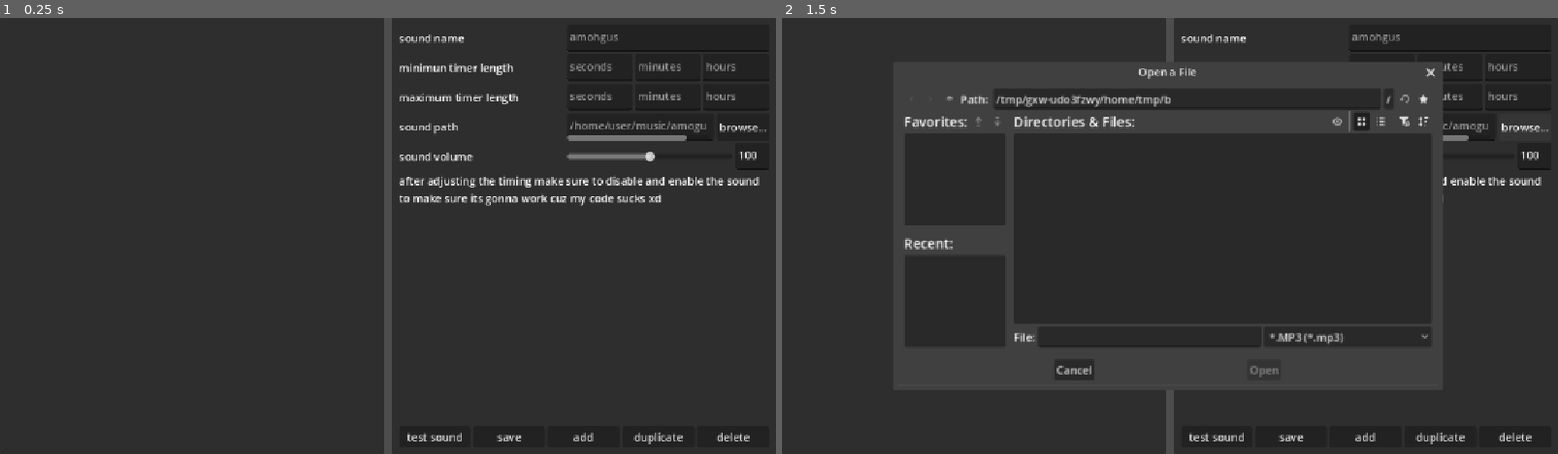
Above: before the commit, frames 1-2 (left to right).
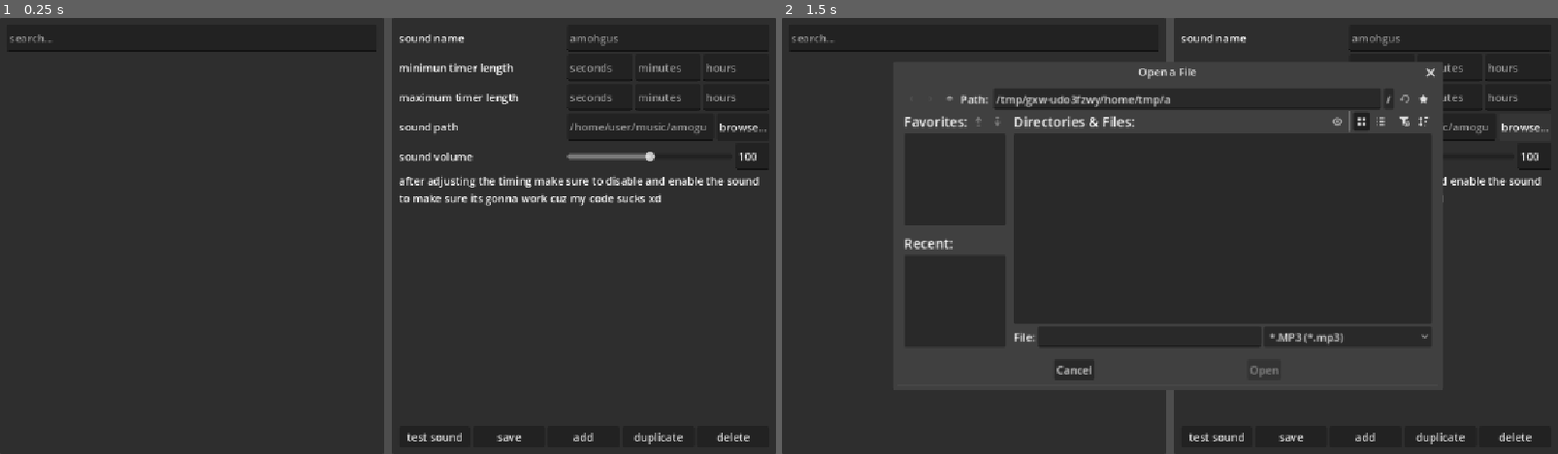
Above: after the commit, the same moments.

Repository: queniaVT/occasional-interrupter
Game: Godot game, scene res://main.tscn
Two runs of this game, one before a commit and one after it. Both use one fixed random seed, a clock stepped at 60 frames per second and the inputs below.
Inputs:
- Up to frame 1 (0.25 s): no input
- Up to frame 2 (1.5 s): click "test sound" at 0.5 s; click "browse..." at 1.25 s

The runs differ from the first frame. In frame 1, 0.9% of the frame differs, in the area x 1-98%, y 3-33%; in frame 2, 0.5%.

Commit message:
revamped ui n added search function for sounds

Diff:
--- a/main.gd
+++ b/main.gd
@@ -1,16 +1,18 @@
 extends Control
 
-@onready var soundNameBox: TextEdit = $HSplitContainer/options/MarginContainer/VBoxContainer/soundName/TextEdit
-@onready var minTimerBoxS: TextEdit = $HSplitContainer/options/MarginContainer/VBoxContainer/minTimer/HBoxContainer/TextEdit
-@onready var minTimerBoxM: TextEdit = $HSplitContainer/options/MarginContainer/VBoxContainer/minTimer/HBoxContainer/TextEdit2
-@onready var minTimerBoxH: TextEdit = $HSplitContainer/options/MarginContainer/VBoxContainer/minTimer/HBoxContainer/TextEdit3
-@onready var maxTimerBoxS: TextEdit = $HSplitContainer/options/MarginContainer/VBoxContainer/maxTimer/HBoxContainer/TextEdit
-@onready var maxTimerBoxM: TextEdit = $HSplitContainer/options/MarginContainer/VBoxContainer/maxTimer/HBoxContainer/TextEdit2
-@onready var maxTimerBoxH: TextEdit = $HSplitContainer/options/MarginContainer/VBoxContainer/maxTimer/HBoxContainer/TextEdit3
-@onready var soundPathBox: TextEdit = $HSplitContainer/options/MarginContainer/VBoxContainer/soundPath/HBoxContainer/TextEdit
+@onready var soundNameBox: LineEdit = $HSplitContainer/options/MarginContainer/VBoxContainer/soundName/LineEdit
+@onready var minTimerBoxS: LineEdit = $HSplitContainer/options/MarginContainer/VBoxContainer/minTimer/HBoxContainer/LineEdit
+@onready var minTimerBoxM: LineEdit = $HSplitContainer/options/MarginContainer/VBoxContainer/minTimer/HBoxContainer/LineEdit2
+@onready var minTimerBoxH: LineEdit = $HSplitContainer/options/MarginContainer/VBoxContainer/minTimer/HBoxContainer/LineEdit3
+@onready var maxTimerBoxS: LineEdit = $HSplitContainer/options/MarginContainer/VBoxContainer/maxTimer/HBoxContainer/LineEdit
+@onready var maxTimerBoxM: LineEdit = $HSplitContainer/options/MarginContainer/VBoxContainer/maxTimer/HBoxContainer/LineEdit2
+@onready var maxTimerBoxH: LineEdit = $HSplitContainer/options/MarginContainer/VBoxContainer/maxTimer/HBoxContainer/LineEdit3
+@onready var soundPathBox: LineEdit = $HSplitContainer/options/MarginContainer/VBoxContainer/soundPath/HBoxContainer/LineEdit
+@onready var soundVolumeBox: LineEdit = $HSplitContainer/options/MarginContainer/VBoxContainer/soundVolume/HBoxContainer/LineEdit
 @onready var volumeSlider: HSlider = $HSplitContainer/options/MarginContainer/VBoxContainer/soundVolume/HBoxContainer/volumeSlider
-@onready var soundVolumeBox: TextEdit = $HSplitContainer/options/MarginContainer/VBoxContainer/soundVolume/HBoxContainer/TextEdit
-@onready var soundContainer: VBoxContainer = $HSplitContainer/sounds/MarginContainer/ScrollContainer/soundContainer
+
+@onready var searchBar: LineEdit = $HSplitContainer/sounds/MarginContainer/VBoxContainer/LineEdit
+@onready var soundContainer: VBoxContainer = $HSplitContainer/sounds/MarginContainer/VBoxContainer/ScrollContainer/soundContainer
 @onready var fileDialog: FileDialog = $FileDialog
 
 const soundScene = preload("res://sound.tscn")
@@ -18,6 +20,8 @@
 var savePath = "user://data.json"
 
 func _ready() -> void:
+	for le in get_tree().get_nodes_in_group("le"):
+		le.text_submitted.connect(_on_text_submitted.bind(le))
 	if !FileAccess.file_exists(savePath): return
 	var file := FileAccess.open(savePath, FileAccess.READ)
 	var jsonText := file.get_as_text()
@@ -41,6 +45,8 @@
 		soundContainer.add_child(instance)
 		instance.set_selected(true)
 		_on_sound_selected(instance)
+
+func _on_text_submitted(_text: String, le: LineEdit) -> void: le.release_focus()
 
 func _on_sound_selected(sound: Control) -> void:
 	selectedSound = sound
@@ -75,6 +81,11 @@
 		if !soundVolumeBox.text.is_valid_float(): return
 		volumeSlider.value = float(soundVolumeBox.text)
 	else: soundVolumeBox.text = str(volumeSlider.value).trim_suffix(".0")
+	for sound in soundContainer.get_children():
+		if sound.soundName.strip_edges().to_lower().contains(searchBar.text.strip_edges().to_lower()):
+			sound.visible = true
+		else: sound.visible = false
+		if searchBar.text.is_empty(): sound.visible = true
 
 func _on_add_pressed() -> void:
 	var instance = soundScene.instantiate()
@@ -98,19 +109,15 @@
 	instance.set_selected(true)
 	_on_sound_selected(instance)
 
-func _on_del_pressed() -> void:
-	selectedSound.queue_free()
+func _on_del_pressed() -> void: selectedSound.queue_free()
 
-func _on_test_pressed() -> void:
-	if selectedSound:
-		selectedSound.playSound()
+func _on_test_pressed() -> void: if selectedSound: selectedSound.playSound()
 
 func _on_browse_pressed() -> void:
 	fileDialog.filters = PackedStringArray(["*.mp3;*.MP3"])
 	fileDialog.popup_centered_ratio(0.7)
 
-func _on_file_dialog_file_selected(path: String) -> void:
-	soundPathBox.text = path
+func _on_file_dialog_file_selected(path: String) -> void: soundPathBox.text = path
 
 func _on_save_pressed() -> void:
 	var soundData = []
--- a/main.tscn
+++ b/main.tscn
@@ -31,12 +31,23 @@
 theme_override_constants/margin_right = 10
 theme_override_constants/margin_bottom = 10
 
-[node name="ScrollContainer" type="ScrollContainer" parent="HSplitContainer/sounds/MarginContainer" unique_id=1158749013]
-layout_mode = 2
-
-[node name="soundContainer" type="VBoxContainer" parent="HSplitContainer/sounds/MarginContainer/ScrollContainer" unique_id=2075000759]
-layout_mode = 2
-size_flags_horizontal = 3
+[node name="VBoxContainer" type="VBoxContainer" parent="HSplitContainer/sounds/MarginContainer" unique_id=202103432]
+layout_mode = 2
+
+[node name="LineEdit" type="LineEdit" parent="HSplitContainer/sounds/MarginContainer/VBoxContainer" unique_id=57442441 groups=["le"]]
+custom_minimum_size = Vector2(0, 40)
+layout_mode = 2
+placeholder_text = "search..."
+clear_button_enabled = true
+
+[node name="ScrollContainer" type="ScrollContainer" parent="HSplitContainer/sounds/MarginContainer/VBoxContainer" unique_id=1158749013]
+layout_mode = 2
+size_flags_vertical = 3
+
+[node name="soundContainer" type="VBoxContainer" parent="HSplitContainer/sounds/MarginContainer/VBoxContainer/ScrollContainer" unique_id=2075000759]
+layout_mode = 2
+size_flags_horizontal = 3
+size_flags_vertical = 3
 
 [node name="options" type="PanelContainer" parent="HSplitContainer" unique_id=1740889544]
 layout_mode = 2
@@ -61,12 +72,11 @@
 size_flags_horizontal = 2
 text = "sound name"
 
-[node name="TextEdit" type="TextEdit" parent="HSplitContainer/options/MarginContainer/VBoxContainer/soundName" unique_id=1781880667]
+[node name="LineEdit" type="LineEdit" parent="HSplitContainer/options/MarginContainer/VBoxContainer/soundName" unique_id=2059509708 groups=["le"]]
 custom_minimum_size = Vector2(300, 40)
 layout_mode = 2
 size_flags_horizontal = 3
 placeholder_text = "amohgus"
-tab_input_mode = false
 
 [node name="minTimer" type="HBoxContainer" parent="HSplitContainer/options/MarginContainer/VBoxContainer" unique_id=1332298780]
 layout_mode = 2
@@ -82,26 +92,23 @@
 layout_mode = 2
 size_flags_horizontal = 3
 
-[node name="TextEdit" type="TextEdit" parent="HSplitContainer/options/MarginContainer/VBoxContainer/minTimer/HBoxContainer" unique_id=423750164]
+[node name="LineEdit" type="LineEdit" parent="HSplitContainer/options/MarginContainer/VBoxContainer/minTimer/HBoxContainer" unique_id=2098924489 groups=["le"]]
 custom_minimum_size = Vector2(0, 40)
 layout_mode = 2
 size_flags_horizontal = 3
 placeholder_text = "seconds"
-tab_input_mode = false
-
-[node name="TextEdit2" type="TextEdit" parent="HSplitContainer/options/MarginContainer/VBoxContainer/minTimer/HBoxContainer" unique_id=713387656]
+
+[node name="LineEdit2" type="LineEdit" parent="HSplitContainer/options/MarginContainer/VBoxContainer/minTimer/HBoxContainer" unique_id=544746742 groups=["le"]]
 custom_minimum_size = Vector2(0, 40)
 layout_mode = 2
 size_flags_horizontal = 3
 placeholder_text = "minutes"
-tab_input_mode = false
-
-[node name="TextEdit3" type="TextEdit" parent="HSplitContainer/options/MarginContainer/VBoxContainer/minTimer/HBoxContainer" unique_id=1331708698]
+
+[node name="LineEdit3" type="LineEdit" parent="HSplitContainer/options/MarginContainer/VBoxContainer/minTimer/HBoxContainer" unique_id=1467821452 groups=["le"]]
 custom_minimum_size = Vector2(0, 40)
 layout_mode = 2
 size_flags_horizontal = 3
 placeholder_text = "hours"
-tab_input_mode = false
 
 [node name="maxTimer" type="HBoxContainer" parent="HSplitContainer/options/MarginContainer/VBoxContainer" unique_id=817980499]
 layout_mode = 2
@@ -117,26 +124,23 @@
 layout_mode = 2
 size_flags_horizontal = 3
 
-[node name="TextEdit" type="TextEdit" parent="HSplitContainer/options/MarginContainer/VBoxContainer/maxTimer/HBoxContainer" unique_id=1764537999]
+[node name="LineEdit" type="LineEdit" parent="HSplitContainer/options/MarginContainer/VBoxContainer/maxTimer/HBoxContainer" unique_id=143934651 groups=["le"]]
 custom_minimum_size = Vector2(0, 40)
 layout_mode = 2
 size_flags_horizontal = 3
 placeholder_text = "seconds"
-tab_input_mode = false
-
-[node name="TextEdit2" type="TextEdit" parent="HSplitContainer/options/MarginContainer/VBoxContainer/maxTimer/HBoxContainer" unique_id=61310618]
+
+[node name="LineEdit2" type="LineEdit" parent="HSplitContainer/options/MarginContainer/VBoxContainer/maxTimer/HBoxContainer" unique_id=195613198 groups=["le"]]
 custom_minimum_size = Vector2(0, 40)
 layout_mode = 2
 size_flags_horizontal = 3
 placeholder_text = "minutes"
-tab_input_mode = false
-
-[node name="TextEdit3" type="TextEdit" parent="HSplitContainer/options/MarginContainer/VBoxContainer/maxTimer/HBoxContainer" unique_id=2094131904]
+
+[node name="LineEdit3" type="LineEdit" parent="HSplitContainer/options/MarginContainer/VBoxContainer/maxTimer/HBoxContainer" unique_id=2123248756 groups=["le"]]
 custom_minimum_size = Vector2(0, 40)
 layout_mode = 2
 size_flags_horizontal = 3
 placeholder_text = "hours"
-tab_input_mode = false
 
 [node name="soundPath" type="HBoxContainer" parent="HSplitContainer/options/MarginContainer/VBoxContainer" unique_id=630801359]
 layout_mode = 2
@@ -151,12 +155,11 @@
 layout_mode = 2
 size_flags_horizontal = 3
 
-[node name="TextEdit" type="TextEdit" parent="HSplitContainer/options/MarginContainer/VBoxContainer/soundPath/HBoxContainer" unique_id=870041659]
+[node name="LineEdit" type="LineEdit" parent="HSplitContainer/options/MarginContainer/VBoxContainer/soundPath/HBoxContainer" unique_id=1258145410 groups=["le"]]
 custom_minimum_size = Vector2(218, 40)
 layout_mode = 2
 size_flags_horizontal = 3
 placeholder_text = "/home/user/music/amogus.mp3"
-tab_input_mode = false
 
 [node name="browse" type="Button" parent="HSplitContainer/options/MarginContainer/VBoxContainer/soundPath/HBoxContainer" unique_id=575100541]
 custom_minimum_size = Vector2(70, 40)
@@ -183,11 +186,11 @@
 max_value = 200.0
 value = 100.0
 
-[node name="TextEdit" type="TextEdit" parent="HSplitContainer/options/MarginContainer/VBoxContainer/soundVolume/HBoxContainer" unique_id=1410240760]
+[node name="LineEdit" type="LineEdit" parent="HSplitContainer/options/MarginContainer/VBoxContainer/soundVolume/HBoxContainer" unique_id=1855252218 groups=["le"]]
 custom_minimum_size = Vector2(50, 40)
+custom_maximum_size = Vector2(50, -1)
 layout_mode = 2
 placeholder_text = "%"
-tab_input_mode = false
 
 [node name="info" type="Label" parent="HSplitContainer/options/MarginContainer/VBoxContainer" unique_id=1481812525]
 custom_minimum_size = Vector2(300, 50)
--- a/project.godot
+++ b/project.godot
@@ -19,6 +19,10 @@
 window/stretch/mode="canvas_items"
 window/stretch/aspect="expand"
 
+[global_group]
+
+le=""
+
 [physics]
 
 3d/physics_engine="Jolt Physics"
--- a/sound.tscn
+++ b/sound.tscn
@@ -5,40 +5,40 @@
 [sub_resource type="StyleBoxFlat" id="StyleBoxFlat_nlly2"]
 
 [node name="sound" type="PanelContainer" unique_id=1513627069]
-custom_minimum_size = Vector2(300, 150)
+custom_minimum_size = Vector2(300, 25)
 offset_right = 300.0
-offset_bottom = 150.0
+offset_bottom = 88.0
 size_flags_horizontal = 3
 theme_override_styles/panel = SubResource("StyleBoxFlat_nlly2")
 script = ExtResource("1_3j8lq")
 
 [node name="MarginContainer" type="MarginContainer" parent="." unique_id=1022874056]
 layout_mode = 2
-theme_override_constants/margin_left = 20
-theme_override_constants/margin_top = 20
-theme_override_constants/margin_right = 20
-theme_override_constants/margin_bottom = 20
+theme_override_constants/margin_left = 10
+theme_override_constants/margin_top = 10
+theme_override_constants/margin_right = 10
+theme_override_constants/margin_bottom = 10
 
 [node name="HBoxContainer" type="HBoxContainer" parent="MarginContainer" unique_id=438666775]
 layout_mode = 2
 
 [node name="Label" type="Label" parent="MarginContainer/HBoxContainer" unique_id=1459816089]
-custom_minimum_size = Vector2(200, 110)
+custom_minimum_size = Vector2(200, 0)
 layout_mode = 2
 size_flags_horizontal = 3
-theme_override_font_sizes/font_size = 40
+theme_override_font_sizes/font_size = 30
 text = "soundName"
 autowrap_mode = 3
 
 [node name="CheckBox" type="CheckBox" parent="MarginContainer/HBoxContainer" unique_id=1544423330]
-custom_minimum_size = Vector2(64, 64)
-custom_maximum_size = Vector2(64, 64)
+custom_minimum_size = Vector2(48, 48)
+custom_maximum_size = Vector2(48, 48)
 layout_mode = 2
 size_flags_horizontal = 8
 size_flags_vertical = 4
 offset_transform_enabled = true
-offset_transform_position = Vector2(100, 0)
-offset_transform_scale = Vector2(5, 5)
+offset_transform_position = Vector2(42, 0)
+offset_transform_scale = Vector2(3.5, 3.5)
 button_pressed = true
 
 [connection signal="toggled" from="MarginContainer/HBoxContainer/CheckBox" to="." method="_on_check_box_toggled"]
